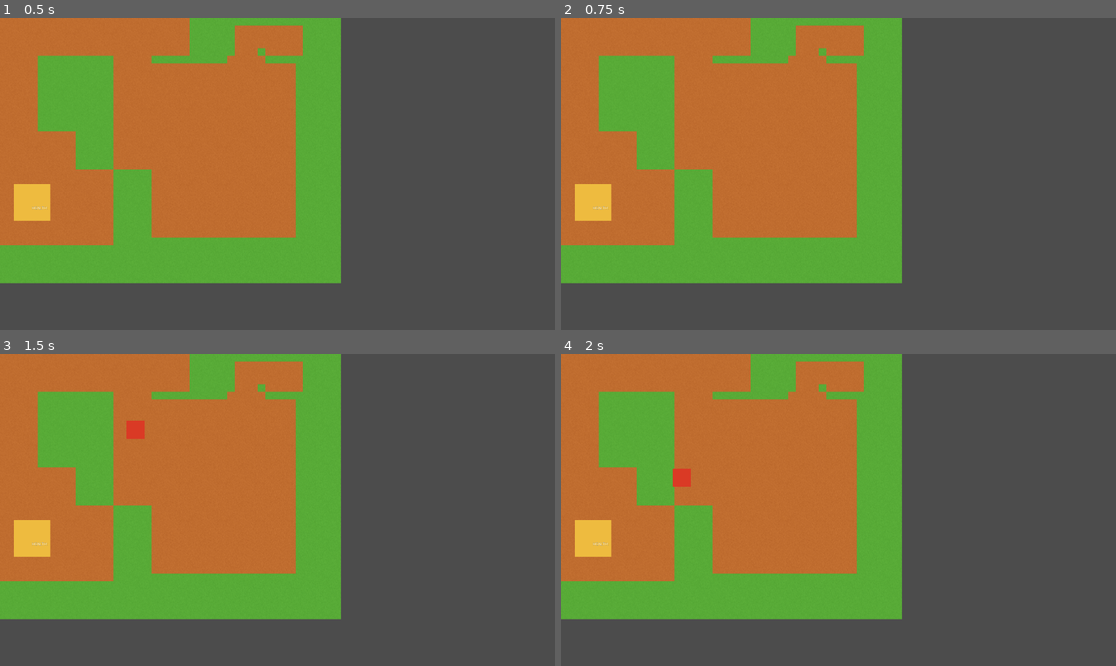
Above: before the commit, frames 1-4 (two rows, left to right).
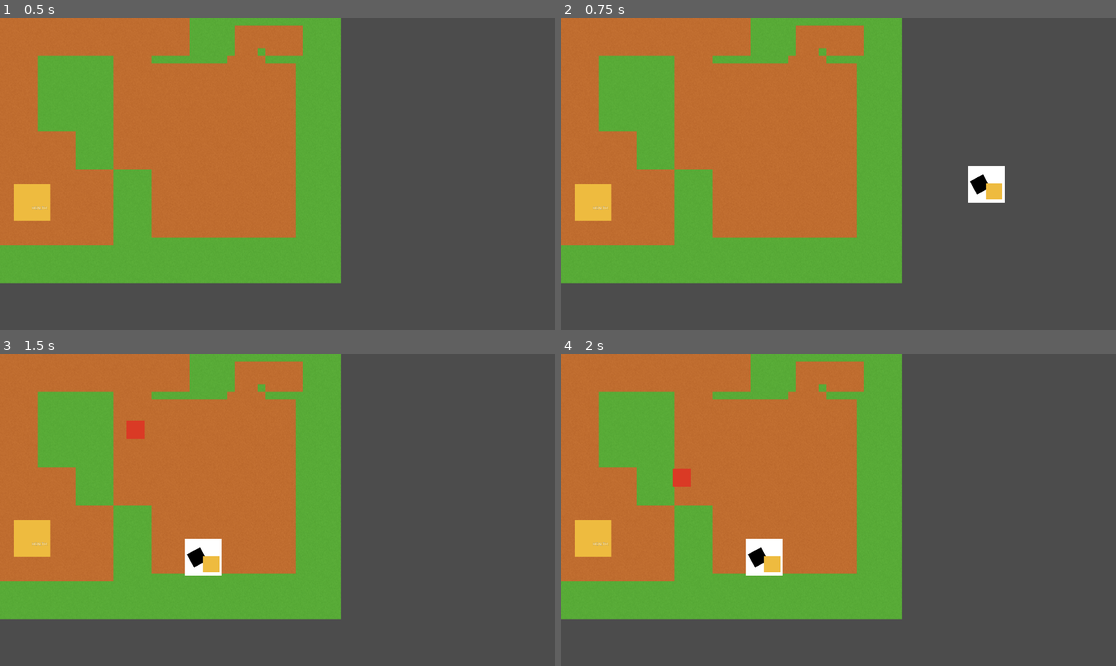
Above: after the commit, the same moments.

Repository: quantum-defence/quantum-defence
Game: Godot game, scene res://src/map/Map.tscn
Same seed, same stepped clock (60 frames per second), same inputs: the game is played once before the commit and once after it.
Inputs (mouse positions are in pixels of both pictures, inside the frame that each line leads up to):
- Up to frame 1 (0.5 s): no input
- Up to frame 2 (0.75 s): tap Enter at 0.5 s; move the mouse to (960, 158) at 0.52 s; click (960, 158) at 0.67 s
- Up to frame 3 (1.5 s): tap Space at 1.25 s; move the mouse to (166, 525) at 1.27 s; click (166, 525) at 1.42 s
- Up to frame 4 (2 s): no input

Frame 1 is identical in both runs. In frame 2, 0.8% of the frame differs, in the area x 73-80%, y 47-60%; in frame 3, 0.8%, in the area x 33-40%, y 59-72%; in frame 4, 0.8%.
Error before the commit: Invalid call. Nonexistent function 'select' in base 'Area2D (Selector.gd)'. (res://src/map/Map.gd:11)

Commit message:
Fix game tile and selector sizing issues

Diff:
--- a/game/src/map/Map.gd
+++ b/game/src/map/Map.gd
@@ -1,13 +1,13 @@
 extends Node2D
 
-const TILE_SIZE = 64.0
+const TILE_SIZE = 128.0
 enum tile_content {ROAD, EMPTY_PLOT, TURRET, BASE, INVALID}
 
 func _unhandled_input(event: InputEvent) -> void:
 	if event is InputEventMouseButton:
 		if event.button_index == BUTTON_LEFT and event.pressed:
-			var x = event.position.x / TILE_SIZE
-			var y = event.position.y / TILE_SIZE
+			var x = round(event.position.x / TILE_SIZE)
+			var y = round(event.position.y / TILE_SIZE)
 			$Selector.select(x, y)
 
 func get_contents_at(x: int, y : int) -> void:
--- a/game/src/map/Selector.gd
+++ b/game/src/map/Selector.gd
@@ -1,11 +1,11 @@
 extends Area2D
 
-const TILE_SIZE := 64.0
+const TILE_SIZE := 128.0
 
 var _x : int
 var _y : int
 
-func selector(x : int, y : int) -> void:
+func select(x : int, y : int) -> void:
 	_x = x
 	_y = y
 	position = Vector2(x,y) * TILE_SIZE
--- a/game/src/map/Selector.tscn
+++ b/game/src/map/Selector.tscn
@@ -1,6 +1,7 @@
-[gd_scene load_steps=3 format=2]
+[gd_scene load_steps=4 format=2]
 
 [ext_resource path="res://src/map/Selector.gd" type="Script" id=1]
+[ext_resource path="res://assets/img/wip-logo.png" type="Texture" id=2]
 
 [sub_resource type="RectangleShape2D" id=1]
 extents = Vector2( 64, 64 )
@@ -9,5 +10,11 @@
 script = ExtResource( 1 )
 
 [node name="CollisionShape2D" type="CollisionShape2D" parent="."]
+modulate = Color( 1, 0, 0, 1 )
 position = Vector2( 64, 64 )
 shape = SubResource( 1 )
+
+[node name="wip-logo" type="Sprite" parent="."]
+position = Vector2( 64, 64 )
+scale = Vector2( 0.236162, 0.236162 )
+texture = ExtResource( 2 )
